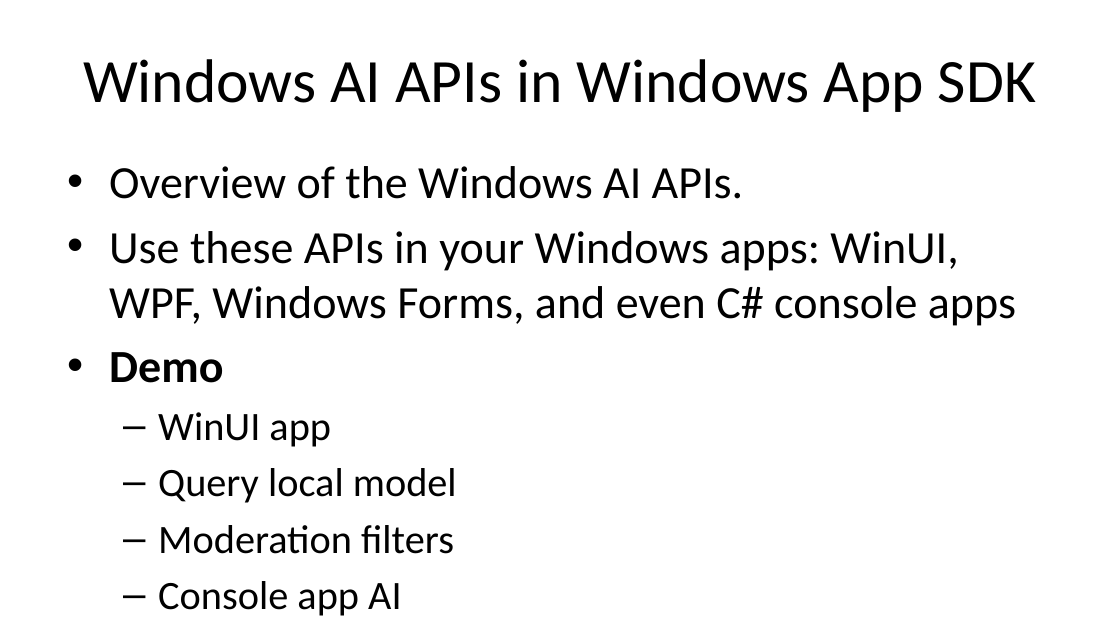
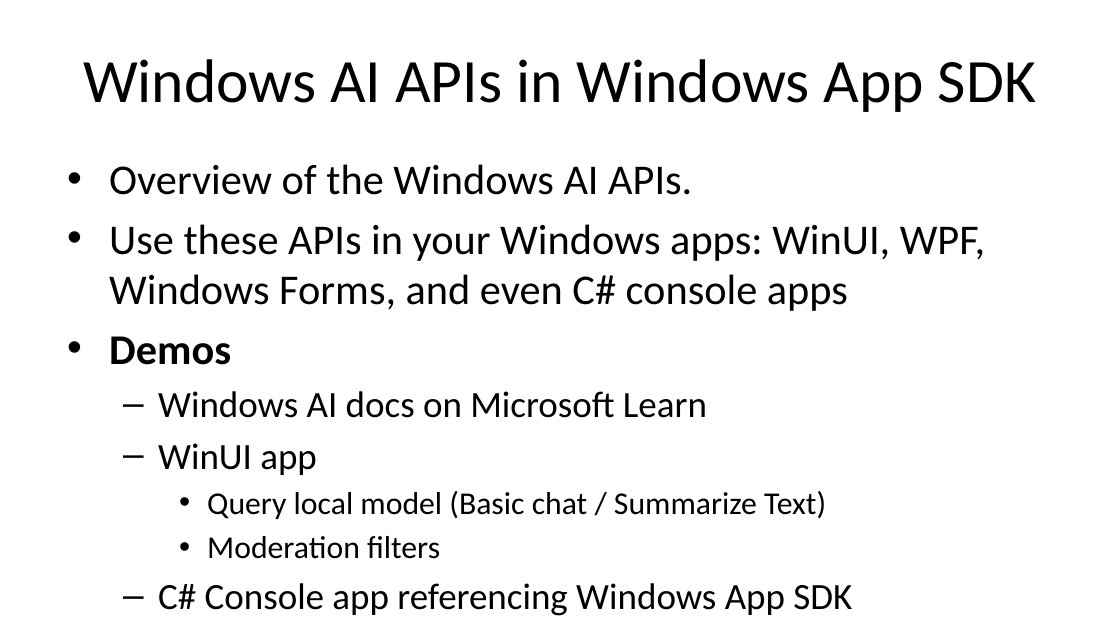
Before and after one commit to alvinashcraft/speaking, a slide deck: slide 8 of 2026/0914_VSLiveSD/WIndowsAI/VSLSD26_ashcraft_windows-ai-dev.pptx. Drawn at 1120x630 pixels with LibreOffice and Linux fonts; fonts in the diff are those of the drawing; background and template pictures are left out. Boxes give left, top, right and bottom in pixels: in the first picture for what was removed or moved away, otherwise in the second. Text is boxed around its words. In the diff, an @@ line names an element or a change of style, - is before the commit and + after.

```diff
--- a/2026/0914_VSLiveSD/WIndowsAI/VSLSD26_ashcraft_windows-ai-dev.pptx
+++ b/2026/0914_VSLiveSD/WIndowsAI/VSLSD26_ashcraft_windows-ai-dev.pptx
@@ text at [109, 164, 985, 559]: size 29.6 to 27.2 pt in "Overview of the Windows AI APIs.", "Use these APIs in your Windows apps: ..."; size 25.9 to 23.8 pt in "WinUI app"; size 25.9 to 20.4 pt in "Moderation filters"; bullet – to •; list level 2 to 3 in "Moderation filters" @@
@@ text at [109, 336, 707, 418]: text changed; size 29.6 to 23.8 pt; bold off @@
-• Demo
+• Demos
+  – Windows AI docs on Microsoft Learn
@@ text at [207, 491, 826, 519]: text changed; size 25.9 to 20.4 pt @@
-  – Query local model
+    • Query local model (Basic chat / Summarize Text)
@@ text at [158, 583, 852, 616]: text changed; size 25.9 to 23.8 pt @@
-  – Console app AI
+  – C# Console app referencing Windows App SDK
```
Also in this commit, not shown: 1 other slide changed, 22 other files.
